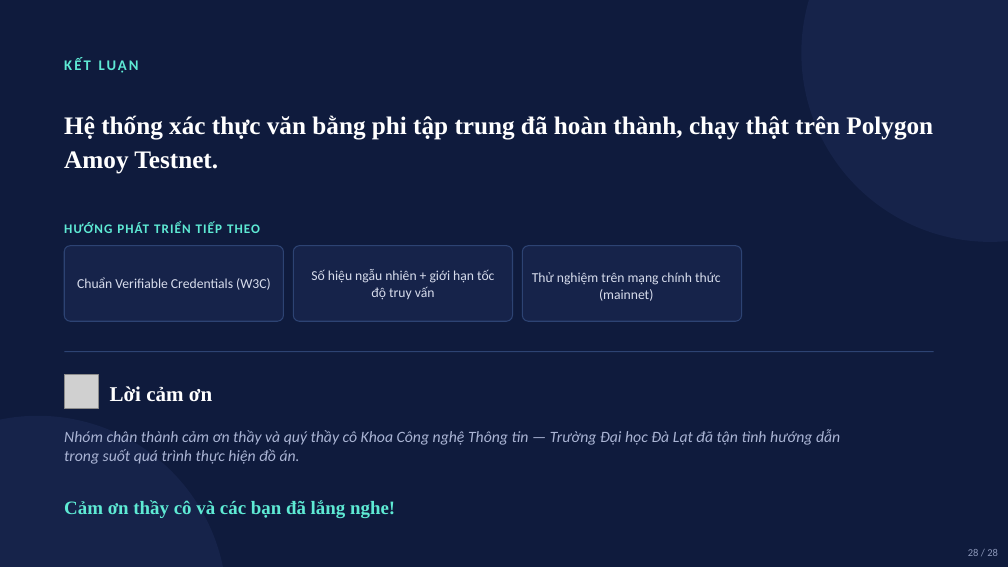
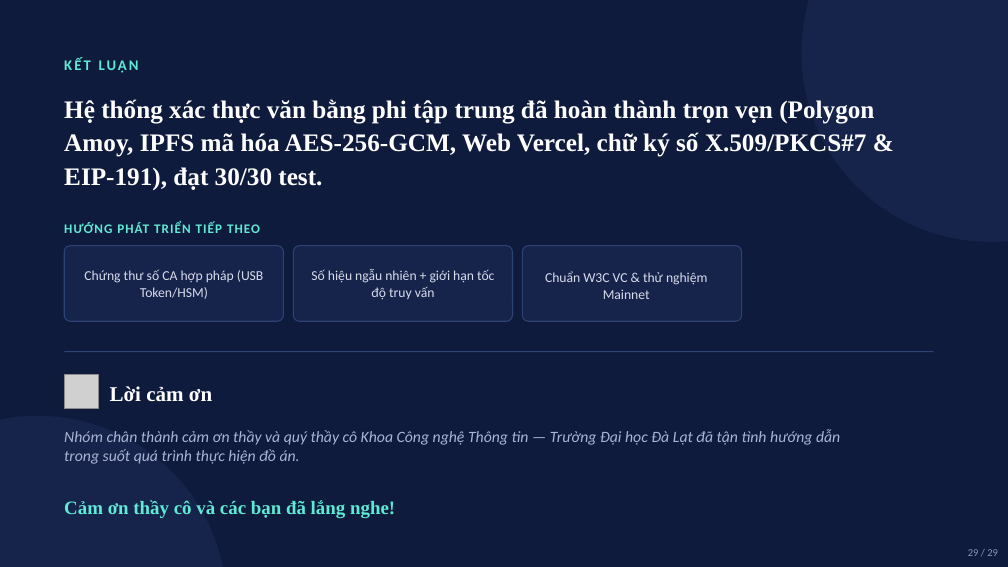
Before and after one commit to 2312792-debug/DoAn, a slide deck: slide 30 of file/Thuyet_Trinh_He_Thong_Xac_Thuc_Van_Bang_NopBai.pptx (slide 29 before the commit). Drawn at 1008x567 pixels with LibreOffice and Linux fonts; fonts in the diff are those of the drawing; grey boxes stand for pictures. Boxes give left, top, right and bottom in pixels: in the first picture for what was removed or moved away, otherwise in the second. Text is boxed around its words. In the diff, an @@ line names an element or a change of style, - is before the commit and + after.

Commit message:
Update Word report and PowerPoint slides with X.509/PKCS#7, ECDSA EIP-191, gas & 30/30 test results

```diff
--- a/file/Thuyet_Trinh_He_Thong_Xac_Thuc_Van_Bang_NopBai.pptx
+++ b/file/Thuyet_Trinh_He_Thong_Xac_Thuc_Van_Bang_NopBai.pptx
@@ text at box(64, 99, 874, 190): text changed @@
-Hệ thống xác thực văn bằng phi tập trung đã hoàn thành, chạy thật trên Polygon Amoy Testnet.
+Hệ thống xác thực văn bằng phi tập trung đã hoàn thành trọn vẹn (Polygon Amoy, IPFS mã hóa AES-256-GCM, Web Vercel, chữ ký số X.509/PKCS#7 & EIP-191), đạt 30/30 test.
@@ text at box(84, 269, 264, 299): text changed @@
-Chuẩn Verifiable Credentials (W3C)
+Chứng thư số CA hợp pháp (USB Token/HSM)
@@ text at box(545, 271, 708, 299): text changed @@
-Thử nghiệm trên mạng chính thức (mainnet)
+Chuẩn W3C VC & thử nghiệm Mainnet
```
Also in this commit, not shown: 25 other slides changed, 1 slide added, 3 other files.
